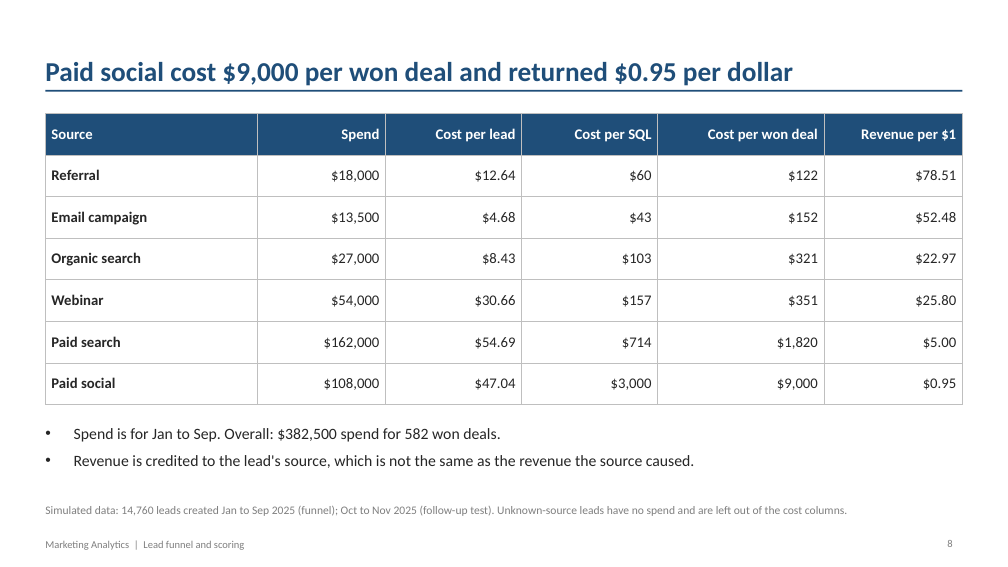
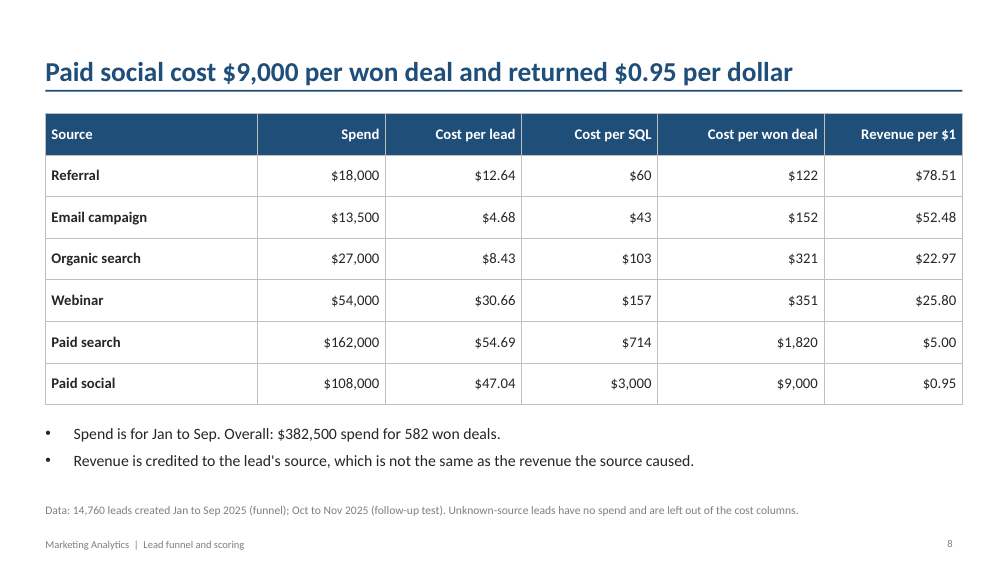
Before and after one commit to fanisridhar/sridhareguram.github.io, a slide deck: slide 8 of new-projects/Lead_Conversion_Scoring_Report.pptx. Drawn at 1008x567 pixels with LibreOffice and Linux fonts; fonts in the diff are those of the drawing. Boxes give left, top, right and bottom in pixels: in the first picture for what was removed or moved away, otherwise in the second. Text is boxed around its words. In the diff, an @@ line names an element or a change of style, - is before the commit and + after.

```diff
--- a/new-projects/Lead_Conversion_Scoring_Report.pptx
+++ b/new-projects/Lead_Conversion_Scoring_Report.pptx
@@ text at [45,506,798,516]: text changed @@
-Simulated data: 14,760 leads created Jan to Sep 2025 (funnel); Oct to Nov 2025 (follow-up test). Unknown-source leads have no spend and are left out of the cost columns.
+Data: 14,760 leads created Jan to Sep 2025 (funnel); Oct to Nov 2025 (follow-up test). Unknown-source leads have no spend and are left out of the cost columns.
```
Also in this commit, not shown: 9 other slides changed, 1 other file.
